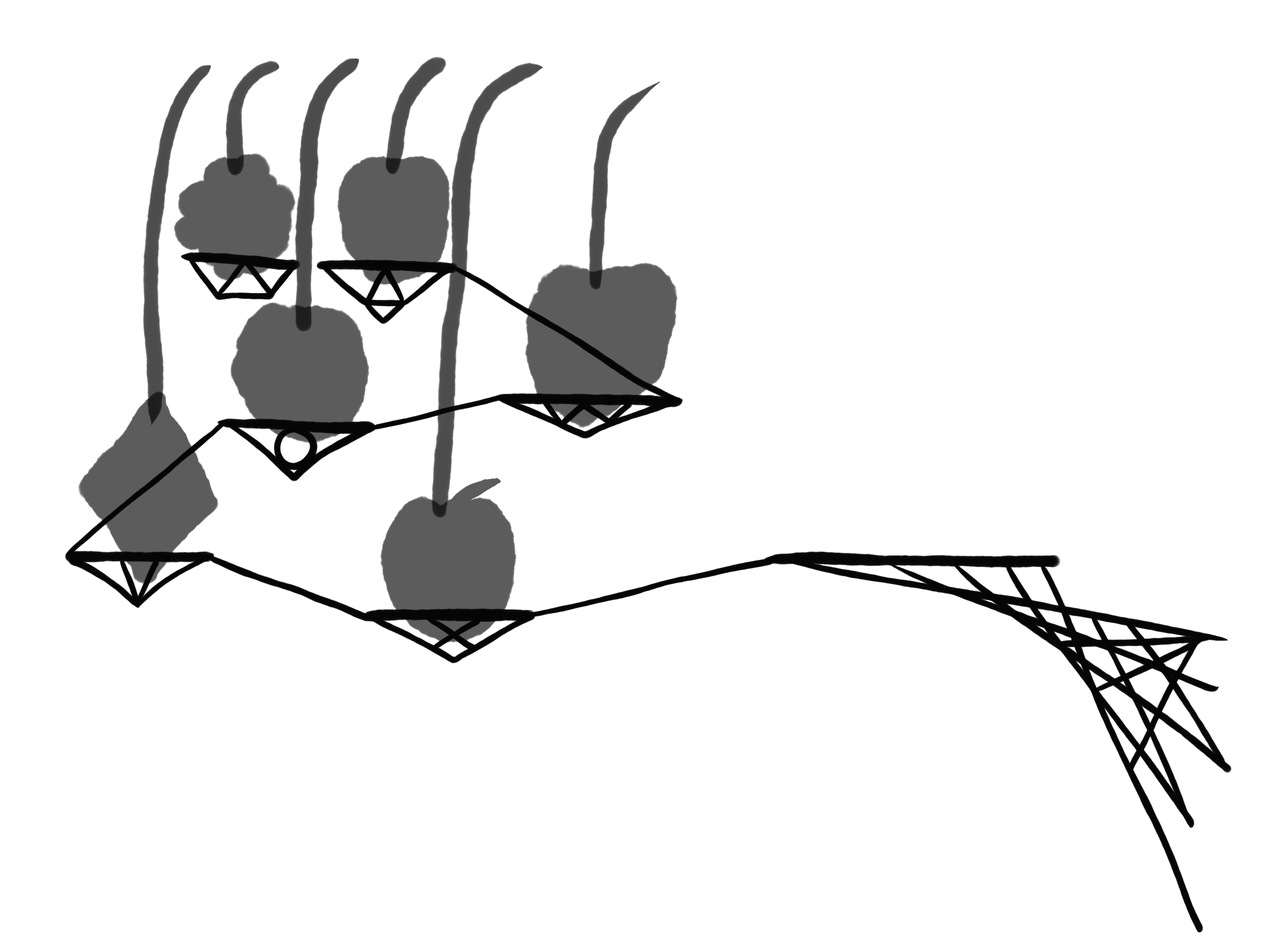
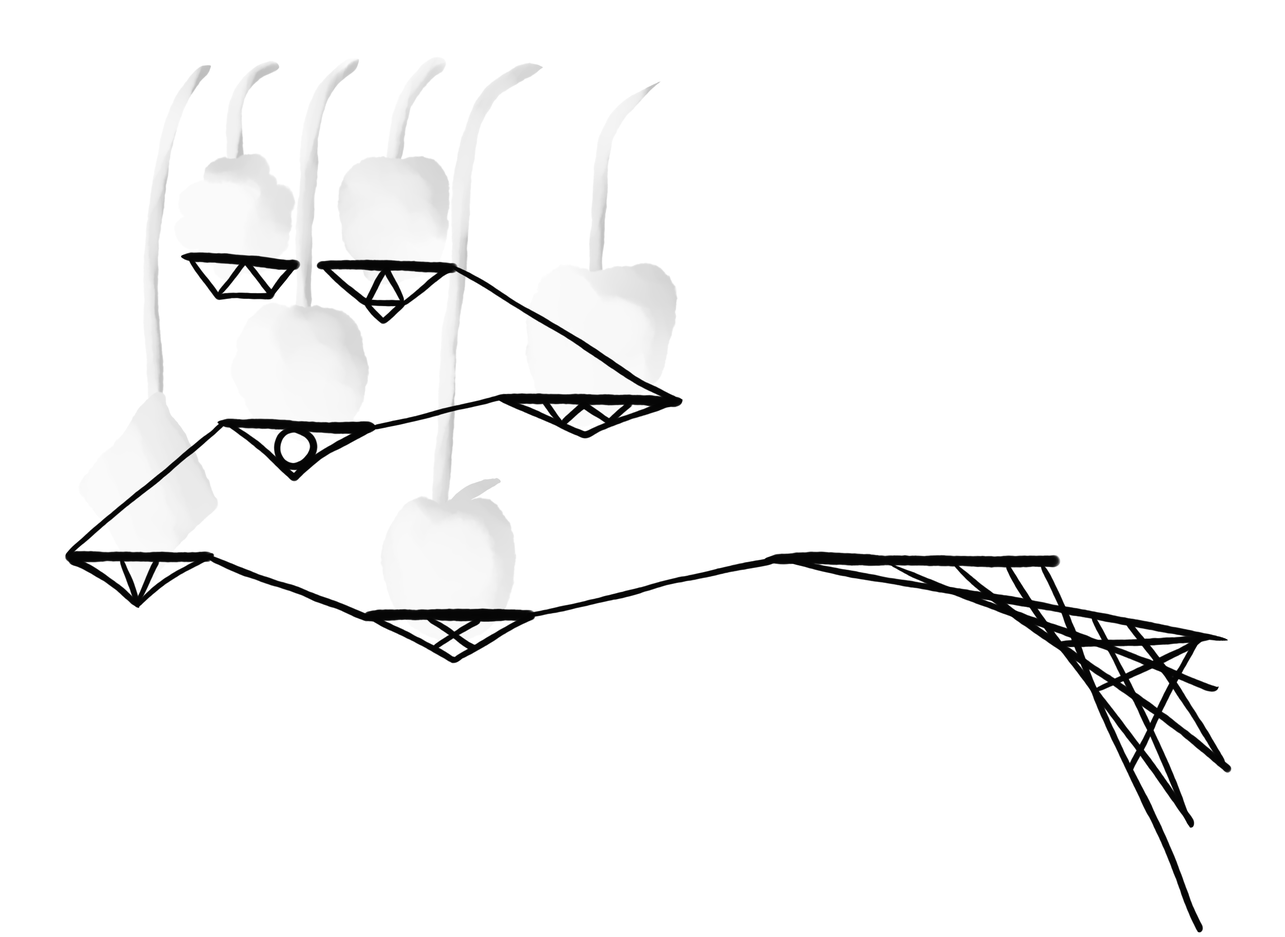
The second 1285×937 image is a revision of the first. Changes to its layers:
removed layer "village platforms" over (77, 251, 678, 623)
removed layer "village paltfrom constr" over (77, 256, 676, 643)
removed layer "fruits" (was 65%) over (77, 152, 678, 643)
removed layer "fruit stales" (was 72%) over (142, 56, 662, 519)
removed layer "paths" over (77, 264, 678, 622)
renamed "geteken" to "platform constr", moved it out of group "rough", painted on it over (77, 65, 678, 643)
renamed "レイヤー6" to "fruits", showed it, painted on it over (77, 56, 678, 643)
renamed "Layer 0" to "fruit stales", showed it, painted on it over (77, 56, 678, 643)
